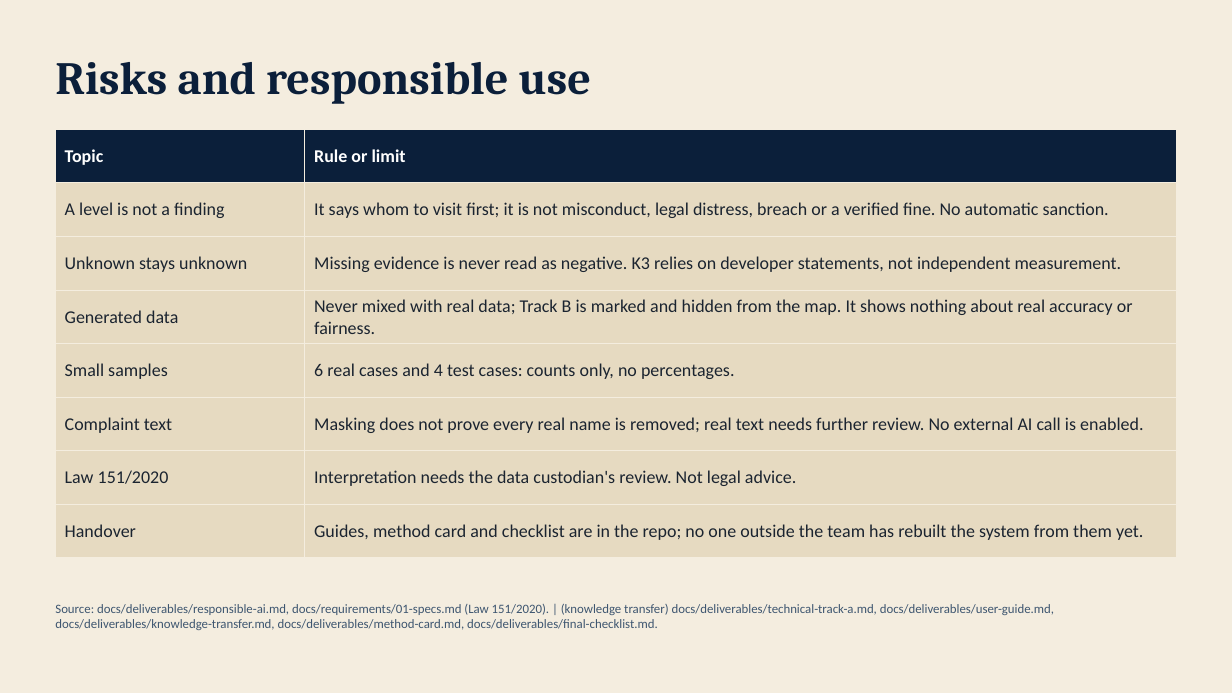
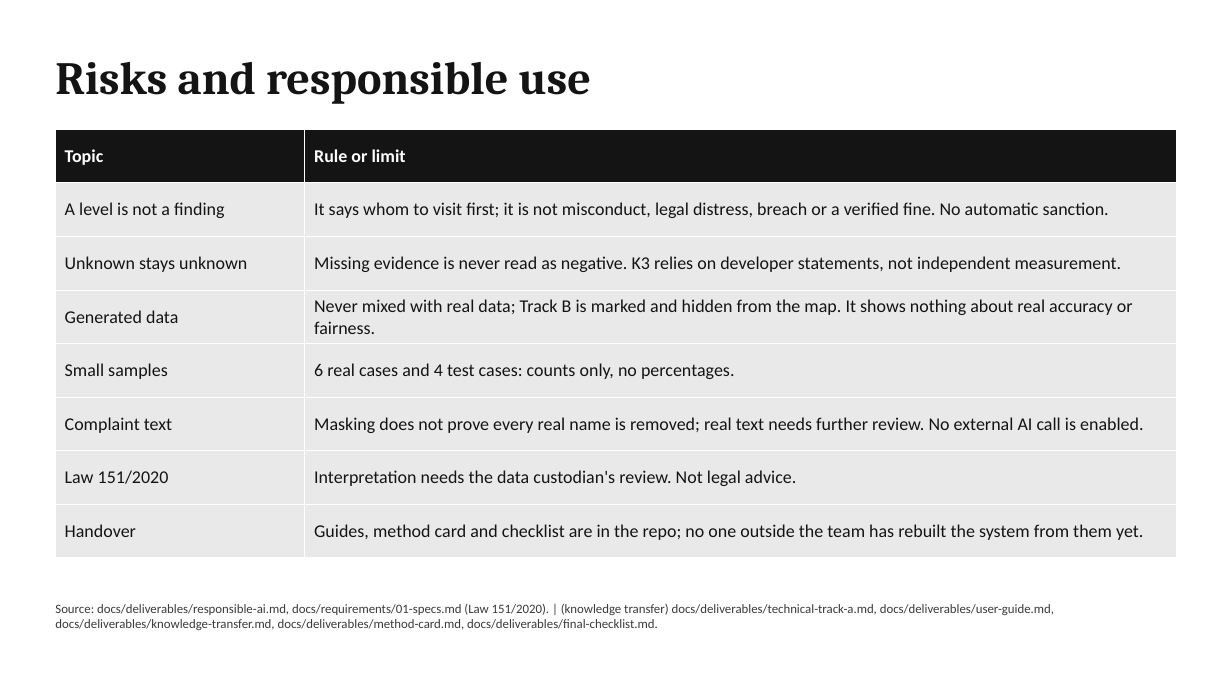
Before and after one commit to elsayedelmandoh/spaceeye-geoai, a slide deck: slide 11 of docs/deliverables/01-presentation.pptx. Drawn at 1232x693 pixels with LibreOffice and Linux fonts; fonts in the diff are those of the drawing. Boxes give left, top, right and bottom in pixels: in the first picture for what was removed or moved away, otherwise in the second. Text is boxed around its words. In the diff, an @@ line names an element or a change of style, - is before the commit and + after.

Commit message:
docs: recolor the deck to the ACUD red, black and white palette (T-EL-25)

```diff
--- a/docs/deliverables/01-presentation.pptx
+++ b/docs/deliverables/01-presentation.pptx
@@ background #F4EDDF to #FFFFFF @@
@@ text "Risks and responsible use" at [55, 62, 591, 104]: text colour #0B1F3A to #141414 @@
@@ table at [55, 129, 1177, 544] @@
@@ fill #0B1F3A to #141414 in row 1 @@
@@ fill #E6DAC1 to #E9E9E9 in 14 cells @@
@@ text colour #1B2430 to #141414 @@
@@ borders changed @@
@@ text "Source: docs/deliverables/responsible-ai.md, docs/requiremen ..." at [55, 604, 1054, 630]: text colour #3E5670 to #3A3A3A @@
```
Also in this commit, not shown: 11 other slides changed.
